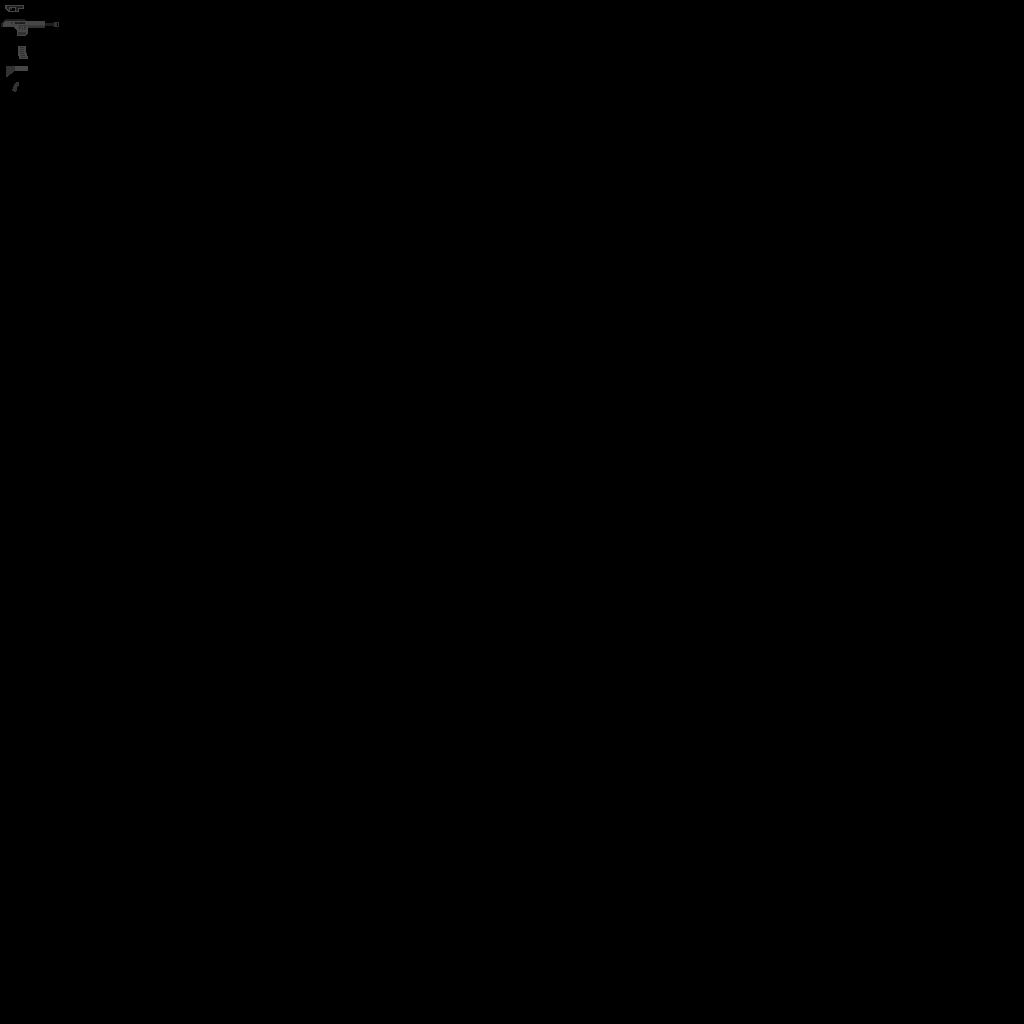
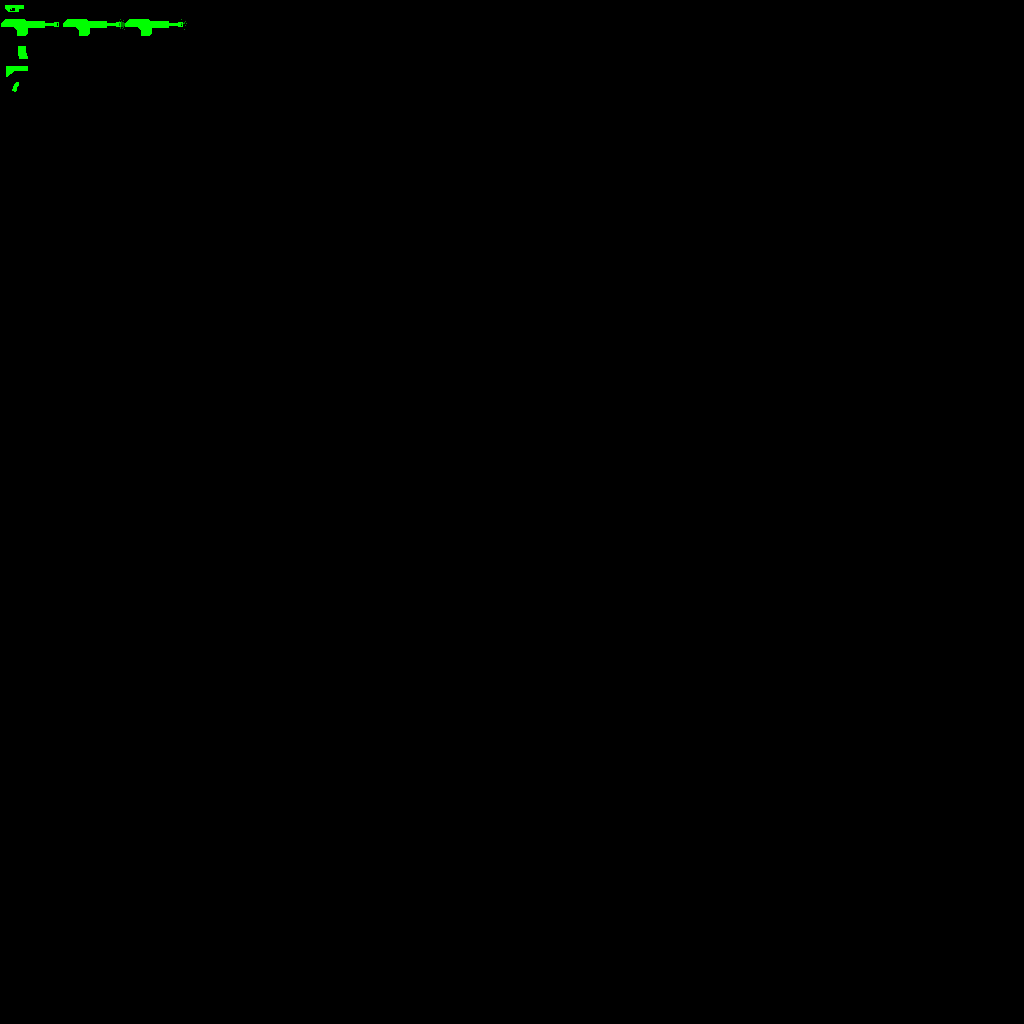
Comparing the layer stacks of the two w=1024, h=1024 images. Changes:
moved "Guns Opacity" above "Guns Tint", painted on it over (x1=1, y1=5, x2=187, y2=92)
hid "Guns Tint", moved it above "Guns Alpha", painted on it over (x1=1, y1=5, x2=187, y2=92)
hid "Guns Alpha", painted on it over (x1=1, y1=5, x2=187, y2=92)
hid "Guns Color" over (x1=1, y1=5, x2=187, y2=92)
